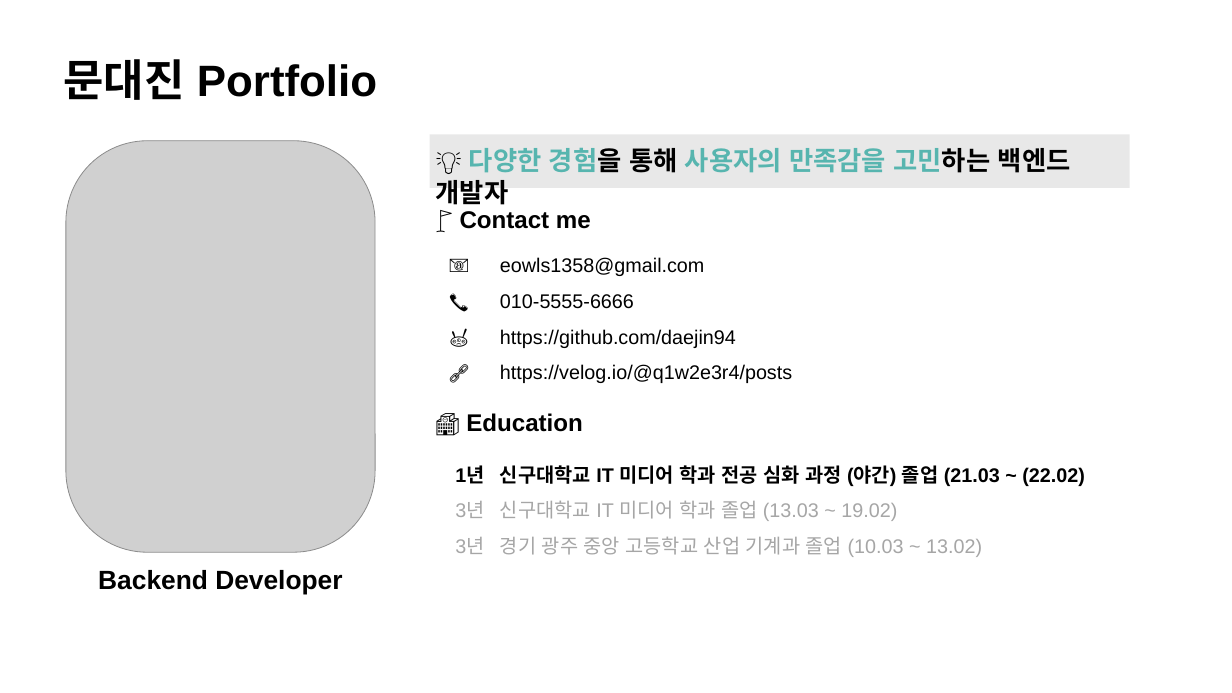
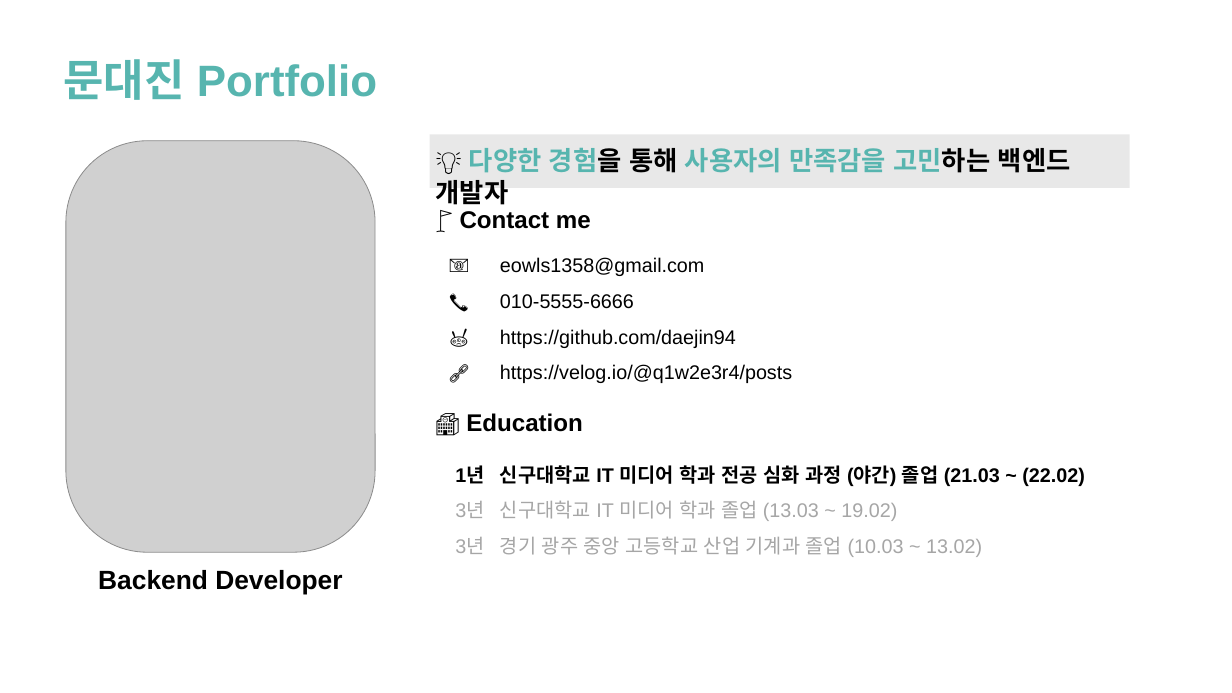
Before and after one commit to daejin94/daejin_port_folio, a slide deck: slide 1 of 문대진_포트폴리오용.pptx. Drawn at 1232x693 pixels with LibreOffice and Linux fonts; fonts in the diff are those of the drawing; grey boxes stand for pictures. Boxes give left, top, right and bottom in pixels: in the first picture for what was removed or moved away, otherwise in the second. Text is boxed around its words. In the diff, an @@ line names an element or a change of style, - is before the commit and + after.

```diff
--- a/문대진_포트폴리오용.pptx
+++ b/문대진_포트폴리오용.pptx
@@ text "문대진 Portfolio" at [64, 59, 377, 100]: text colour #000000 to #57B5AF @@
```
Also in this commit, not shown: 3 slides added, 6 other files.
